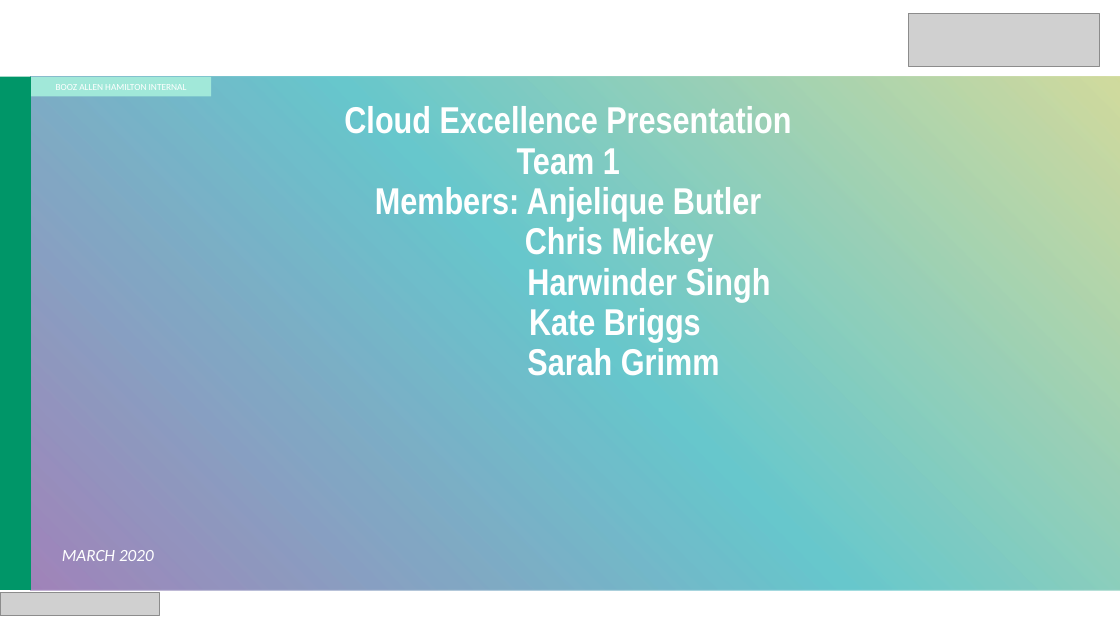
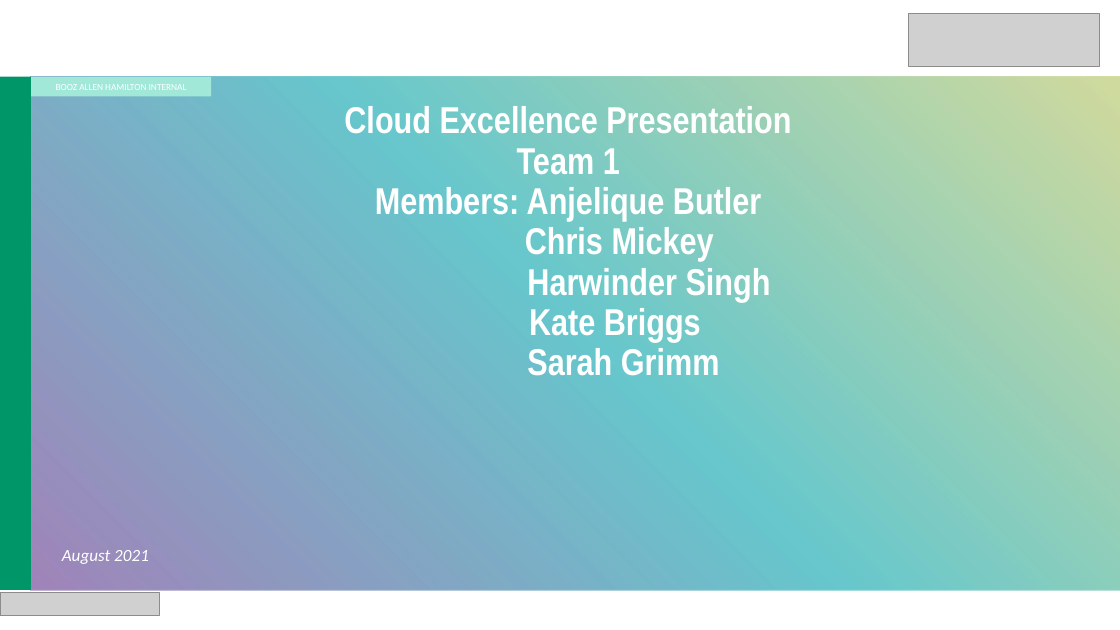
Before and after one commit to kbriggzi/Team1, a slide deck: slide 1 of BAH CE Team Presentation Template.pptx. Drawn at 1120x630 pixels with LibreOffice and Linux fonts; fonts in the diff are those of the drawing; grey boxes stand for pictures; background and template pictures are left out. Boxes give left, top, right and bottom in pixels: in the first picture for what was removed or moved away, otherwise in the second. Text is boxed around its words. In the diff, an @@ line names an element or a change of style, - is before the commit and + after.

```diff
--- a/BAH CE Team Presentation Template.pptx
+++ b/BAH CE Team Presentation Template.pptx
@@ text at [62,550,149,564]: text changed @@
-MARCH 2020
+August 2021
```
Also in this commit, not shown: 4 other slides changed.
